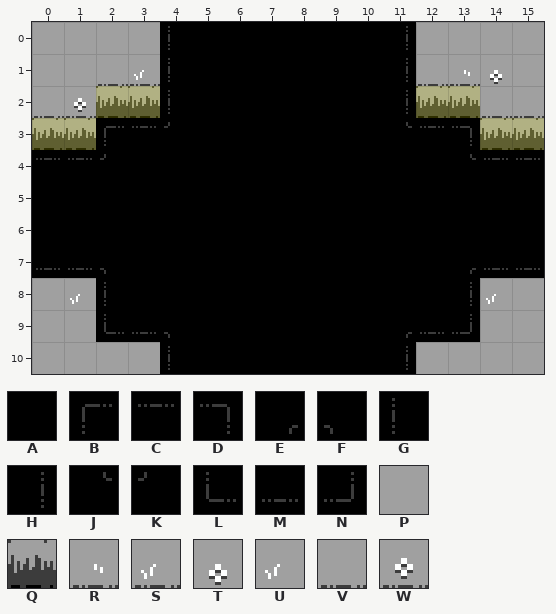
Tiled map, stored at art/rooms/GrassyTest_Standard_NESW.tmx. Above, as it was before the edit.
Cells are 16x16 px. Shown: x 0..15, y 0..10.
Key: from "DiscoFloorTiles": A 0 "floor", B 1 "floor", C 2 "floor", D 3 "floor", E 4 "floor", F 5 "floor", G 17 "floor", H 19 "floor", J 20 "floor", K 21 "floor", L 33 "floor", M 34 "floor", N 35 "floor"; from "MapTiles": P 2 "map", Q 16 "map", R 19 "map", S 20 "map", T 22 "map", U 23 "map", V 24 "map", W 25 "map".
_ is an empty cell.
Layers that did not change in this view are not listed.
Layer "Base" before, first column x 0:
 0 PPPPGAAAAAAHPPPP
 1 PPVSGAAAAAAHVRTP
 2 VWQQGAAAAAAHQQVV
 3 QQBCKAAAAAAJCDQQ
 4 CCKAAAAAAAAAAJCC
 5 AAAAAAAAAAAAAAAA
 6 AAAAAAAAAAAAAAAA
 7 MMFAAAAAAAAAAEMM
 8 PUGAAAAAAAAAAHUP
 9 PPLMFAAAAAAEMNPP
10 PPPPGAAAAAAHPPPP
And afterwards:
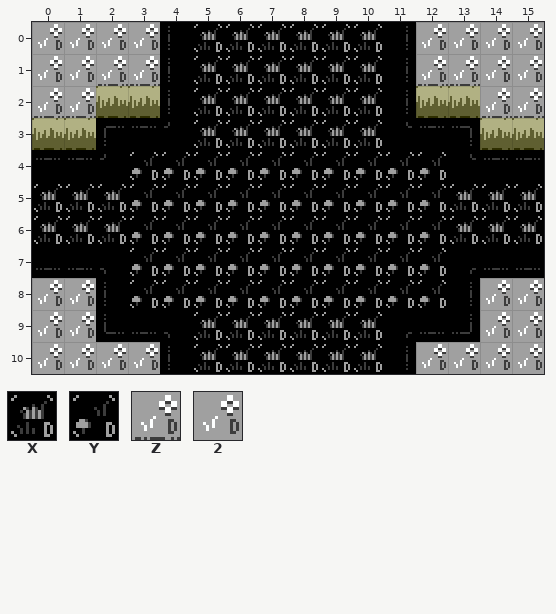
Further tiles: from "TechnicalTiles": X 1 "detail", Y 3 "detail", Z 17 "detail", 2 18 "detail".
Commit: Add in a bunch of technical tiles in prep for the new room/floor gen
Edits made:
Changed rows in their new state; . is an unchanged cell.
Layer "Base":
first column x 0:
 0 2222.XXXXXX.2222
 1 22ZZ.XXXXXX.ZZ22
 2 ZZ...XXXXXX...ZZ
 3 .....XXXXXX.....
 4 ...YYYYYYYYYY...
 5 XXXYYYYYYYYYYXXX
 6 XXXYYYYYYYYYYXXX
 7 ...YYYYYYYYYY...
 8 22.YYYYYYYYYY.22
 9 22...XXXXXX...22
10 2222.XXXXXX.2222
Changed places in both pictures, as pixel boxes (x1, y1, x2, y2):
changed: (34, 24, 542, 372)
